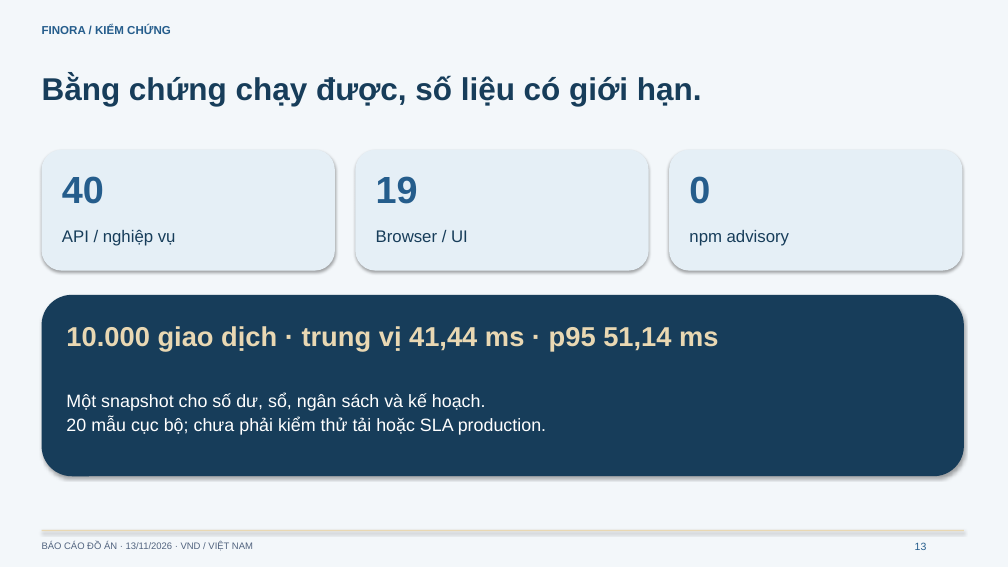
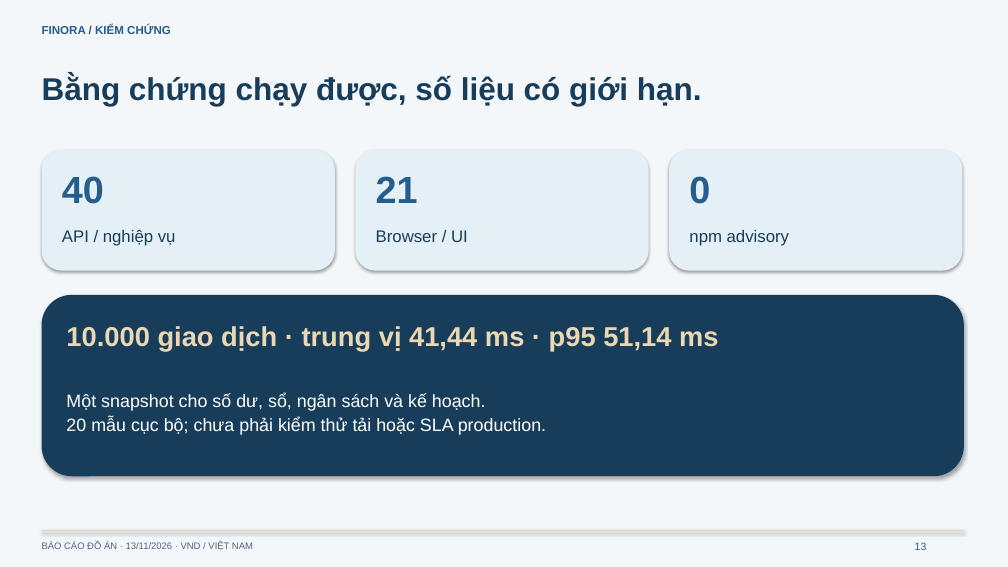
Before and after one commit to tunato2807-del/qlduanphammen, a slide deck: slide 13 of docs/presentation/Finora-Thuyet-trinh.pptx. Drawn at 1008x567 pixels with LibreOffice and Linux fonts; fonts in the diff are those of the drawing. Boxes give left, top, right and bottom in pixels: in the first picture for what was removed or moved away, otherwise in the second. Text is boxed around its words. In the diff, an @@ line names an element or a change of style, - is before the commit and + after.

```diff
--- a/docs/presentation/Finora-Thuyet-trinh.pptx
+++ b/docs/presentation/Finora-Thuyet-trinh.pptx
@@ text at (376,176,418,203): text changed @@
-19
+21
```
Also in this commit, not shown: 32 other files.
